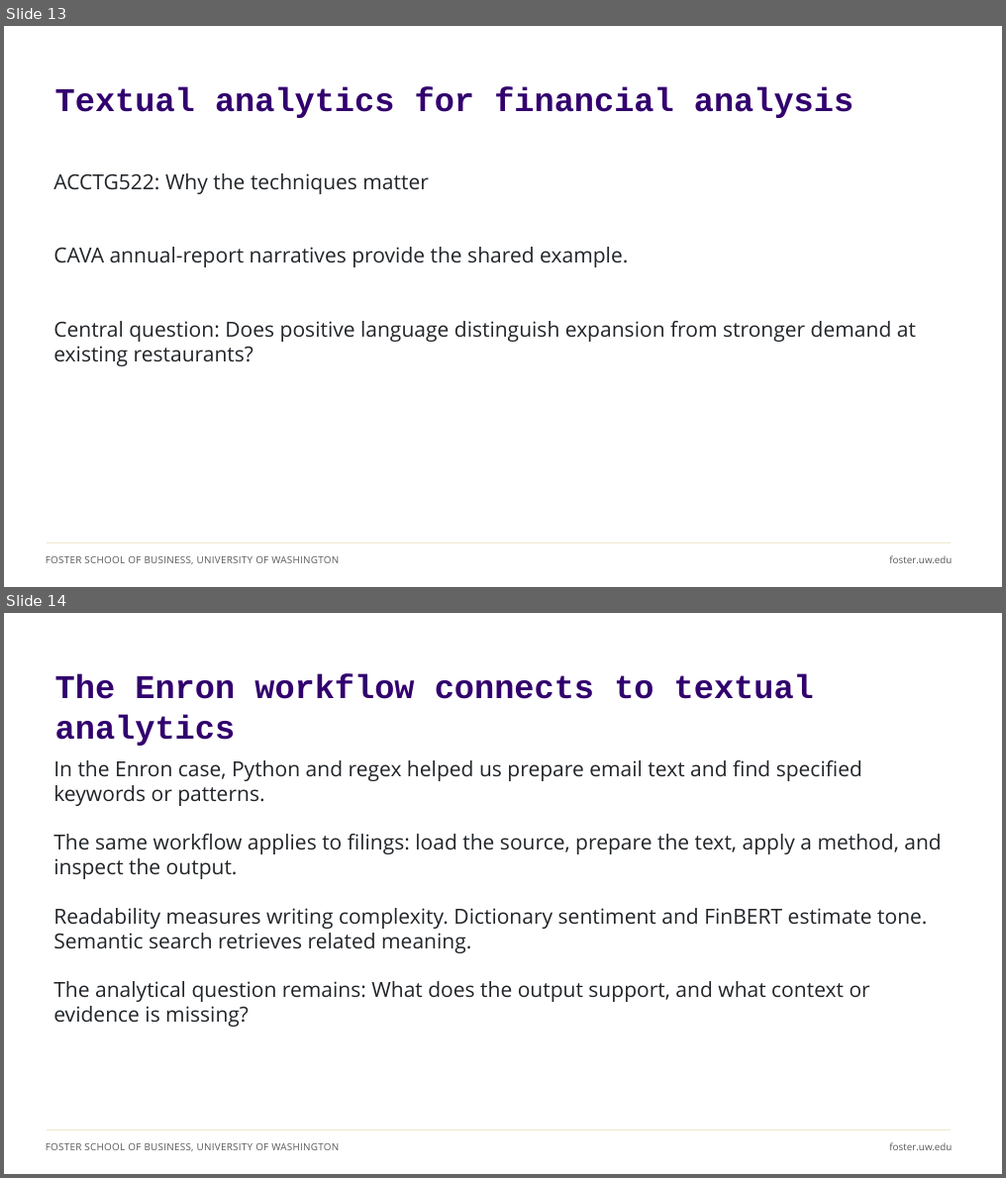
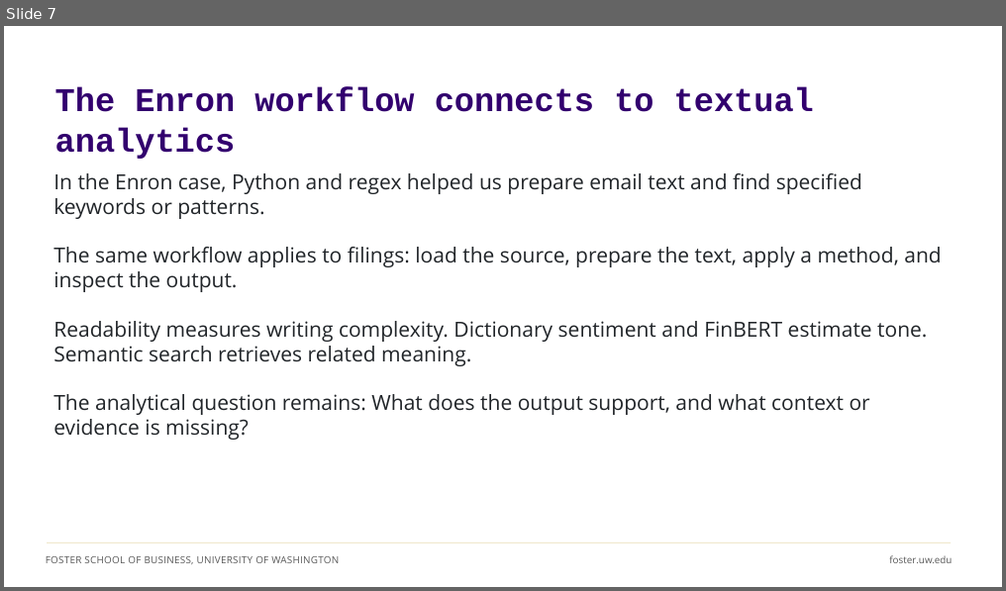
Before and after one commit to ashercurtis/slides.io, a slide deck: ACCTG522/ACCTG522Class08_2026.pptx. Shown one above the other, each under a label of ours: slides 13 and 14 before the commit, slide 7 after it. The pictures are 1006x1178 and 1006x591 pixels, drawn with LibreOffice and Linux fonts; fonts in the diff are those of the drawing. Boxes give left, top, right and bottom in pixels: in the first picture for what was removed or moved away, otherwise in the second. Text is boxed around its words. In the diff, an @@ line names an element or a change of style, - is before the commit and + after.

```diff
--- a/ACCTG522/ACCTG522Class08_2026.pptx
+++ b/ACCTG522/ACCTG522Class08_2026.pptx
@@ slide 13 removed at box(4, 26, 1002, 587), background #FFFFFF; not listed: 3 template elements that a slide beside it also shows @@
@@ text removed at box(55, 87, 853, 118) @@
-Textual analytics for financial analysis
@@ text removed at box(54, 174, 428, 194) @@
-ACCTG522: Why the techniques matter
@@ text removed at box(54, 247, 628, 268) @@
-CAVA annual-report narratives provide the shared example.
@@ text removed at box(54, 321, 916, 367) @@
-Central question: Does positive language distinguish expansion from stronger demand at existing restaurants?
@@ what was slide 14 is now slide 7 @@
```
Also in this commit, not shown: 5 slides changed, 8 slides added, 26 other slides removed.
